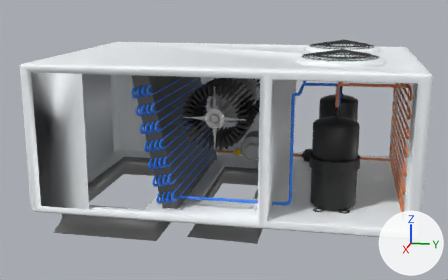
The glTF model public/rooftop_engie.glb: old version first, new version second.
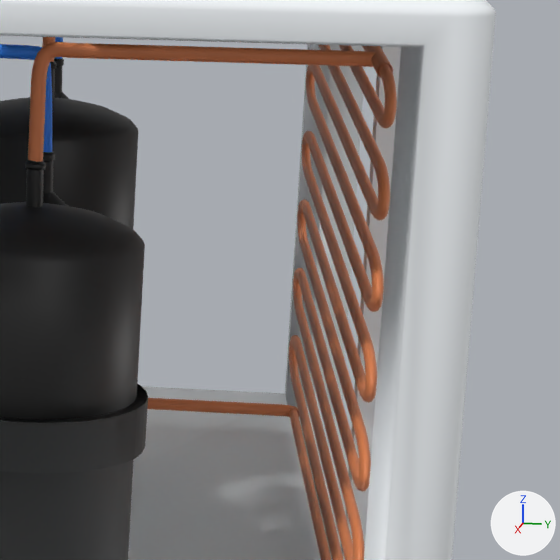
The first picture shows the older version from a 50 mm lens placed at (8.92, 1.59, 2.94), pointed at (-0.38, -0.27, 0.61). The close-ups show both versions on the part from 74% to 100% of the width and 26% to 68% of the height of that picture; other places that the commit changed are outside them. Every picture has the same lights, and +X, +Y and +Z are marked at lower right. Where no turn or scale is listed for an object, it has been applied to the vertices.

In view in the first close-up: 'BézierCurve.005', 'BézierCurve.010', 'BézierCurve.011', 'BézierCurve.014', 'BézierCurve.019', 'CilindroGD.001', 'CilindroGD.002', 'Cubo', 'Cubo.003'.
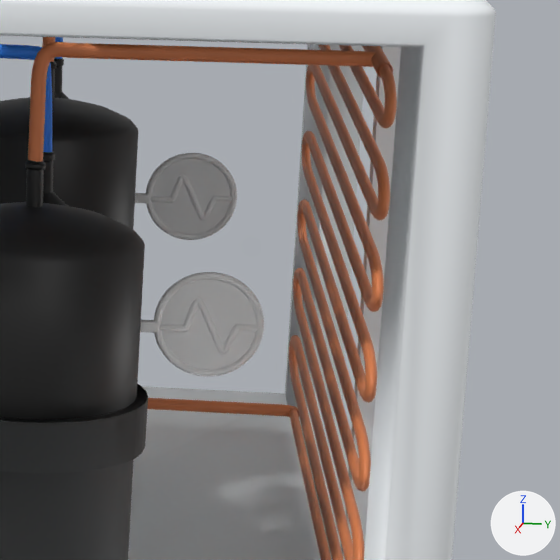
Where the change shows, as pixel boxes [x1, y1, x2, y2] in the close-ups (560 x 560 px):
'Cilindro', added: after [161, 280, 257, 370]
'Cilindro.003', added: after [152, 159, 231, 234]
'Toróide', added: after [154, 272, 264, 376]
'Toróide.003', added: after [146, 153, 237, 240]
'BézierCurve.002', added: after [159, 298, 258, 354]
'BézierCurve.023', added: after [150, 174, 232, 221]
'Cubo.001', added: after [140, 320, 160, 333]
'Cubo.016', added: after [135, 193, 151, 203]

The change, as a list of edits to the scene's bpy script:
```text
Add mat_white_status_001:
    mat_white_status_001 = principled_material('White_Status.001')
    mat_white_status_001.base_color = (0.8, 0.8, 0.8)  # white #e7e7e7
Add mat_white_status:
    mat_white_status = principled_material('White_Status')
    mat_white_status.base_color = (0.8, 0.8, 0.8)  # white #e7e7e7
Add mat_status_color_circle_c2:
    mat_status_color_circle_c2 = principled_material('Status_Color_Circle_C2')
    mat_status_color_circle_c2.base_color = (0.8, 0.8, 0.8)  # white #e7e7e7
Add mat_status_color_circle_c1:
    mat_status_color_circle_c1 = principled_material('Status_Color_Circle_C1')
    mat_status_color_circle_c1.base_color = (0.8, 0.8, 0.8)  # white #e7e7e7
Add me_cubo_016:
    me_cubo_016.from_pydata(...)  # 296 vertices, 588 faces; spans x -0.0148..0.0148, y -0.0309..0.0309, z -0.0148..0.0148
Add me_béziercurve_021:
    me_béziercurve_021.from_pydata(...)  # 732 vertices, 1440 faces; spans x -0.014..0.01, y -0.134..0.126, z -0.08..0.075
    me_béziercurve_021.materials.append(mat_white_status_001)  # white #e7e7e7
Add me_toróide_003:
    me_toróide_003.from_pydata(...)  # a torus around x (ring radius 0.134, tube radius 0.01) spanning x -0.01..0.01, y -0.144..0.144, z -0.144..0.144
    me_toróide_003.materials.append(mat_white_status)  # white #e7e7e7
Add me_cilindro_032:
    me_cilindro_032.from_pydata(...)  # 448 vertices, 892 faces; spans x -1.0..1.0, y -1.0..1.0, z -1.0..1.0
    me_cilindro_032.materials.append(mat_status_color_circle_c2)  # white #e7e7e7
Add me_cilindro_028:
    me_cilindro_028.from_pydata(...)  # 448 vertices, 892 faces; spans x -1.0..1.0, y -1.0..1.0, z -1.0..1.0
    me_cilindro_028.materials.append(mat_status_color_circle_c1)  # white #e7e7e7
Add ob_cubo_016:
    ob_cubo_016 = bpy.data.objects.new('Cubo.016', me_cubo_016)
    ob_cubo_016.location = (-0.782, 1.783, 1.007)
Add ob_béziercurve_023:
    ob_béziercurve_023 = bpy.data.objects.new('BézierCurve.023', me_béziercurve_021)
    ob_béziercurve_023.location = (-0.776, 1.945, 1.019)
Add ob_toróide_003:
    ob_toróide_003 = bpy.data.objects.new('Toróide.003', me_toróide_003)
    ob_toróide_003.location = (-0.781, 1.942, 1.019)
Add ob_cilindro_003:
    ob_cilindro_003 = bpy.data.objects.new('Cilindro.003', me_cilindro_032)
    ob_cilindro_003.location = (-0.783, 1.942, 1.019)
    ob_cilindro_003.rotation_euler = (-3.142, -1.571, 0.0)  # degrees (-180, -90, 0)
    ob_cilindro_003.scale = (-0.13, -0.13, -0.00958)
Add ob_cubo_001:
    ob_cubo_001 = bpy.data.objects.new('Cubo.001', me_cubo_016.copy())
    ob_cubo_001.location = (0.975, 1.783, 1.007)
Add ob_béziercurve_002:
    ob_béziercurve_002 = bpy.data.objects.new('BézierCurve.002', me_béziercurve_021.copy())
    ob_béziercurve_002.location = (0.979, 1.945, 1.019)
Add ob_toróide:
    ob_toróide = bpy.data.objects.new('Toróide', me_toróide_003.copy())
    ob_toróide.location = (0.975, 1.942, 1.019)
Add ob_cilindro:
    ob_cilindro = bpy.data.objects.new('Cilindro', me_cilindro_028)
    ob_cilindro.location = (0.973, 1.942, 1.019)
    ob_cilindro.rotation_euler = (-3.142, -1.571, 0.0)  # degrees (-180, -90, 0)
    ob_cilindro.scale = (-0.13, -0.13, -0.00958)
```
